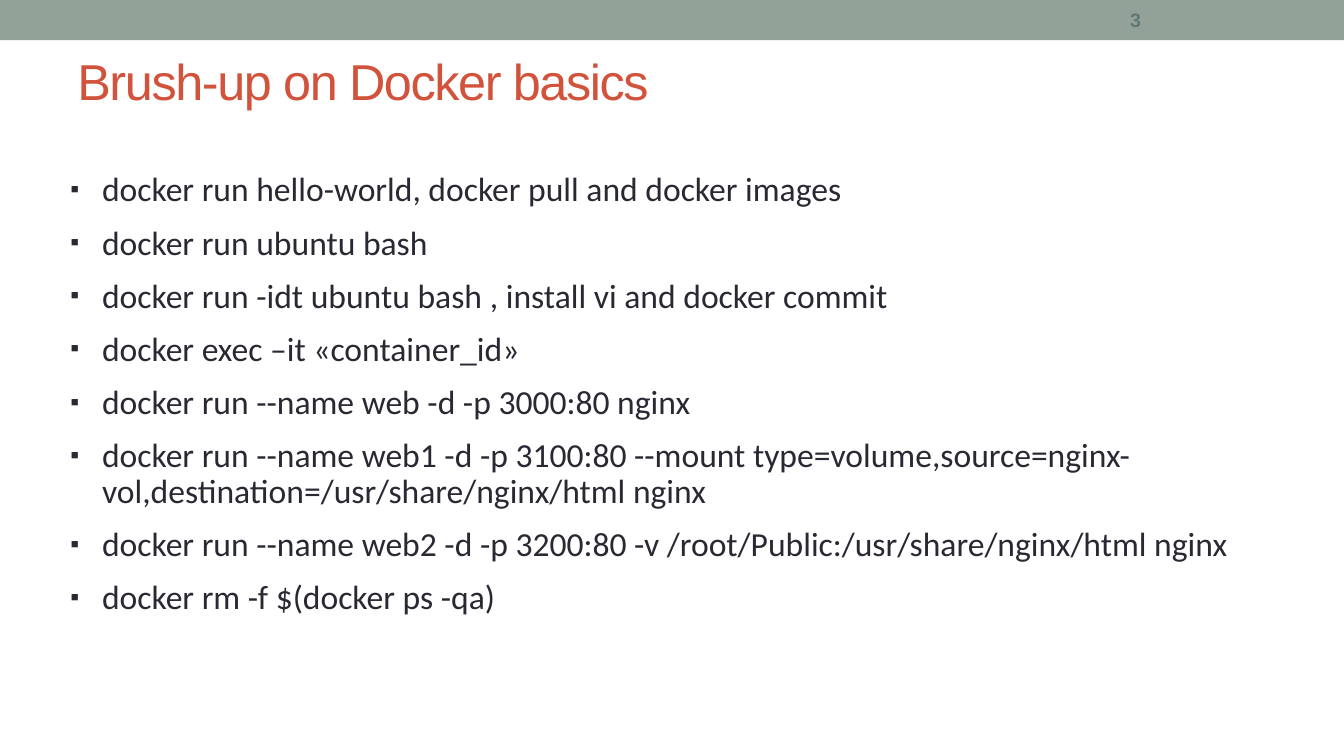
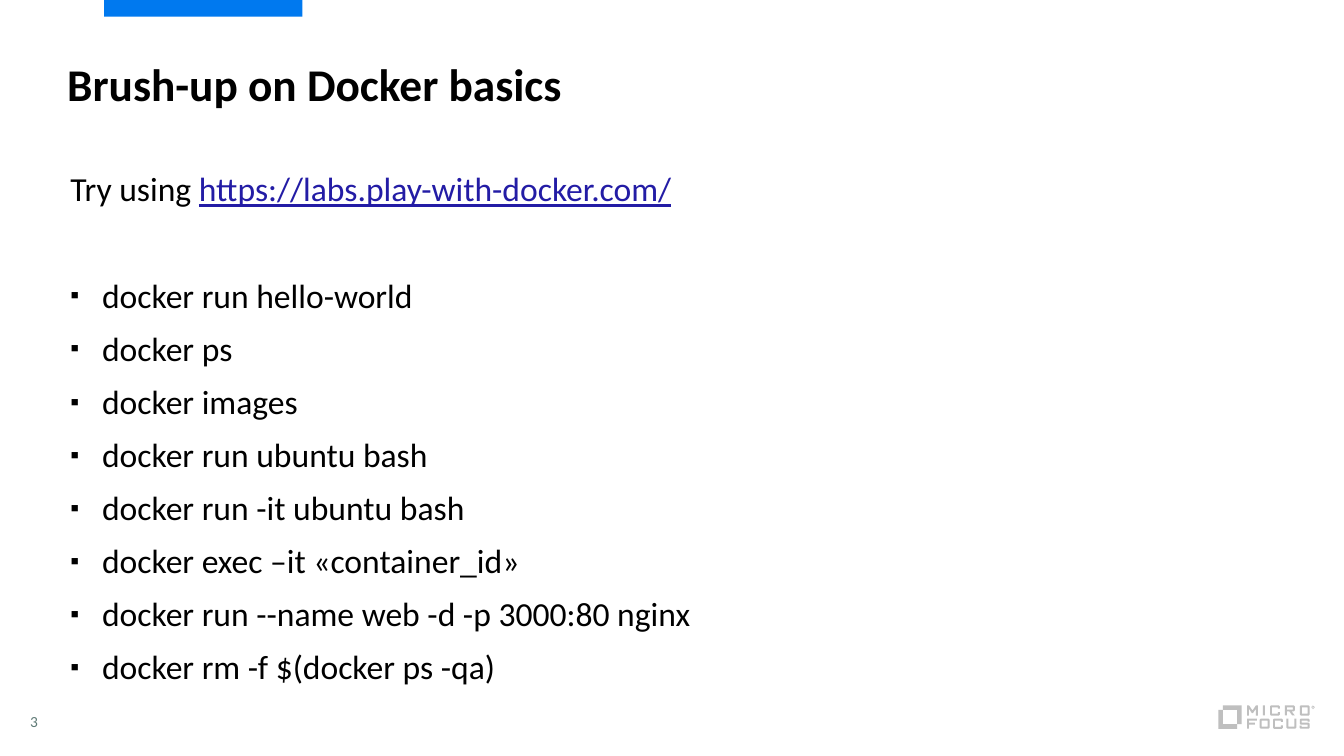
Before and after one commit to shrey-d/msrit-docker, a slide deck: slide 3 of Session_3/01_Docker_Storage.pptx. Drawn at 1344x756 pixels with LibreOffice and Linux fonts; fonts in the diff are those of the drawing. Boxes give left, top, right and bottom in pixels: in the first picture for what was removed or moved away, otherwise in the second. Text is boxed around its words. In the diff, an @@ line names an element or a change of style, - is before the commit and + after.

```diff
--- a/Session_3/01_Docker_Storage.pptx
+++ b/Session_3/01_Docker_Storage.pptx
@@ rectangle removed at [0,0,1344,40] @@
@@ rectangle added at [104,0,302,17], fill #0079EF @@
@@ title "Brush-up on Docker basics" at [67,69,562,108]: size 36 to 32.4 pt, font Arial to Calibri, text colour #D2533C to #000000, letter spacing -1 to 0 pt, bold on; line spacing 1 to 0.9; vertical alignment middle to top @@
@@ text at [70,177,671,420]: text changed; text colour #292934 to #000000 @@
-▪ docker run hello-world, docker pull and docker images
+Try using https://labs.play-with-docker.com/
+▪ docker run hello-world
+▪ docker ps
+▪ docker images
@@ text at [102,443,1227,562]: paragraphs removed @@
-▪ docker run --name web1 -d -p 3100:80 --mount type=volume,source=nginx-vol,destination=/usr/share/nginx/html nginx
-▪ docker run --name web2 -d -p 3200:80 -v /root/Public:/usr/share/nginx/html nginx
@@ text at [102,443,690,685]: text colour #292934 to #000000 in "docker run ubuntu bash", "docker exec –it «container_id»", "docker run --name web -d -p 3000:80 ...", "docker rm -f $(docker ps -qa)" @@
@@ text at [102,496,465,521]: text changed; text colour #292934 to #000000 @@
-▪ docker run -idt ubuntu bash , install vi and docker commit
+▪ docker run -it ubuntu bash
@@ page number: place and size @@
-page number at [1130,14,1141,27]
+page number at [30,717,38,727]
@@ page number at [30,717,38,727]: size 14 to 11 pt, font Arial to Calibri, bold off @@
@@ group added at [1219,706,1316,729]: 12 freeform shapes, 1 rectangle @@
```
Also in this commit, not shown: 14 other slides changed, 1 slide added, 1 slide removed, 2 other files.
